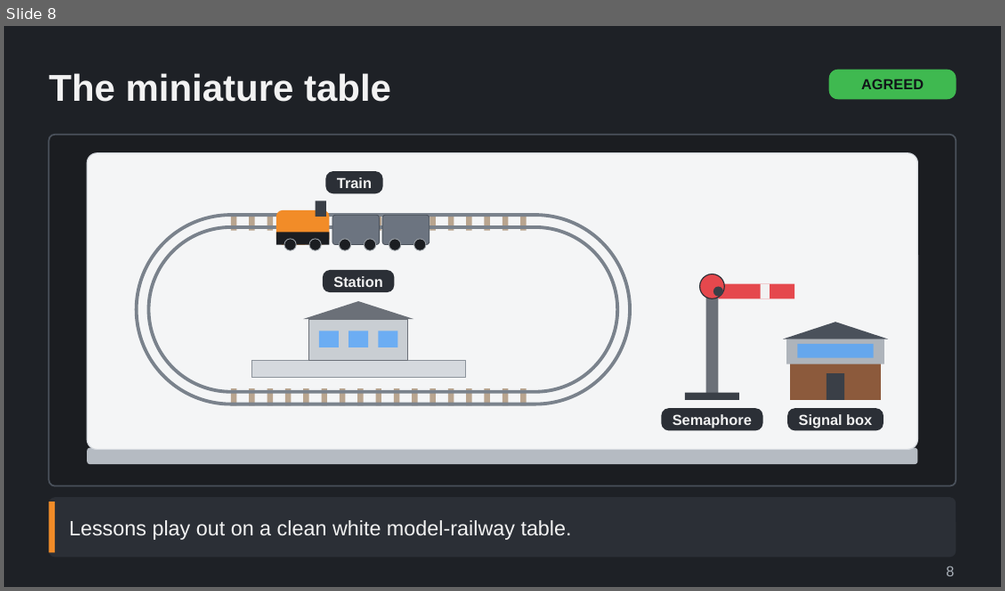
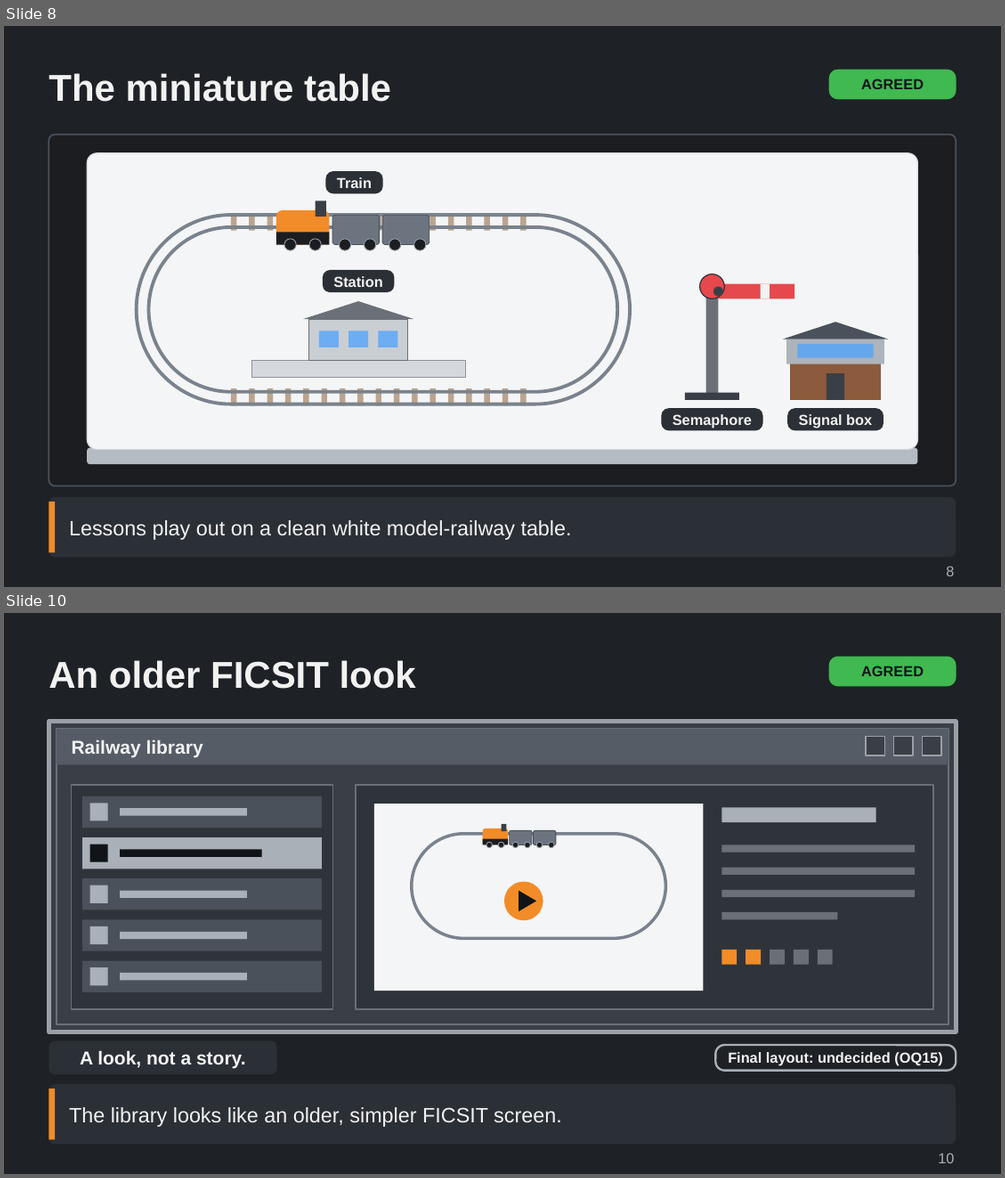
Before and after one commit to Tarenkookoo/Satisfactory---Early-Locomotion, a slide deck: Reporting/Claude Presents/Deck6_Assistant/Railway_Guide_Lessons_and_Build_Menu_Explained.pptx. Shown one above the other, each under a label of ours: slide 8 before the commit, slides 8 and 10 after it; the slides between them are not shown. The pictures are 1005x591 and 1005x1178 pixels, drawn with LibreOffice and Linux fonts; fonts in the diff are those of the drawing. Boxes give left, top, right and bottom in pixels: in the first picture for what was removed or moved away, otherwise in the second. Text is boxed around its words. In the diff, an @@ line names an element or a change of style, - is before the commit and + after.

```diff
--- a/Reporting/Claude Presents/Deck6_Assistant/Railway_Guide_Lessons_and_Build_Menu_Explained.pptx
+++ b/Reporting/Claude Presents/Deck6_Assistant/Railway_Guide_Lessons_and_Build_Menu_Explained.pptx
@@ slide 10 added at box(4, 613, 1001, 1174), background #1E2126 @@
@@ title added at box(48, 660, 416, 689), 36 pt, text #F2F2F2, bold @@
+An older FICSIT look
@@ rounded rectangle added at box(829, 657, 956, 686), fill #3FB950, 14 pt, text #101418, bold @@
+AGREED
@@ group added at box(48, 722, 956, 1032): 36 rectangles, 7 ellipses, 4 rounded rectangles, 1 freeform shape @@
+Railway library
@@ rounded rectangle added at box(48, 1041, 277, 1074), fill #2B2F36, 18 pt, text #F2F2F2, bold @@
+A look, not a story.
@@ rounded rectangle added at box(716, 1046, 956, 1070), outline #A9B0B8 2 pt, 14 pt, text #F2F2F2, bold @@
+Final layout: undecided (OQ15)
@@ rounded rectangle added at box(48, 1084, 956, 1144), fill #2B2F36 @@
@@ rectangle added at box(48, 1088, 55, 1140), fill #F28C28 @@
@@ text added at box(69, 1107, 562, 1127), 20 pt, text #F2F2F2 @@
+The library looks like an older, simpler FICSIT screen.
@@ text added at box(938, 1152, 954, 1163), 14 pt, text #A9B0B8 @@
+10
```
Also in this commit, not shown: 7 other slides added, 1 other file.
